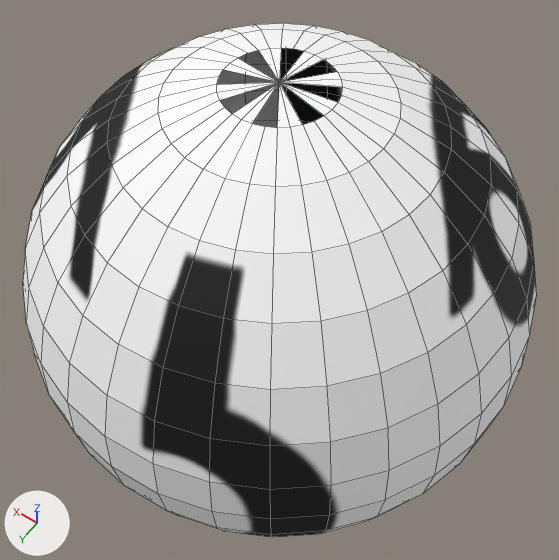
Before and after pictures for a commit that changed the FBX model 3DSnek/_3DSnekContent/Models/snakeHead.fbx.
Both versions are drawn from a 50 mm camera at (-1.138, 1.593, 3.506) aimed at (0.001, -0.001, 1.001). Arrows for +X, +Y and +Z are at lower left; the lights stay in place. Mesh edges are drawn as thin lines.

Before the edit, the objects in view are built like this:
```python
me_sphere = bpy.data.meshes.new('Sphere')
me_sphere.from_pydata(...)  # 490 vertices, 480 faces; spans x -1.0..1.0, y -1.0..1.0, z -0.99..0.99
me_sphere.materials.append(mat_material)  # picture img_lennyface_jpg
ob_sphere = bpy.data.objects.new('Sphere', me_sphere)
ob_sphere.location = (0.0, 0.0, 0.999)
```
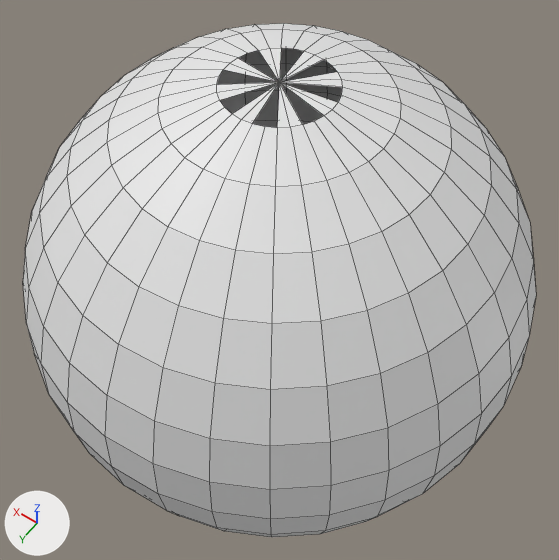
Location of each change, (x1, y1, x2, y2) in pixels of the pictures (559 x 560 px):
'Sphere', recoloured: (23, 23, 536, 537) in both

Diff of the bpy script that builds the scene:
```diff
--- a/3DSnek/_3DSnekContent/Models/snakeHead.fbx.py
+++ b/3DSnek/_3DSnekContent/Models/snakeHead.fbx.py
@@ mat_default___lambert @@
+mat_default___lambert = principled_material('Default - Lambert')
+mat_default___lambert.base_color = (0.8, 0.8, 0.8)  # white #e7e7e7
@@ me_sphere @@
 me_sphere.from_pydata(...)  # 490 vertices, 480 faces; spans x -1.0..1.0, y -1.0..1.0, z -0.99..0.99
-me_sphere.materials.append(mat_material)  # picture img_lennyface_jpg
+me_sphere.materials.append(mat_default___lambert)  # white #e7e7e7
```
